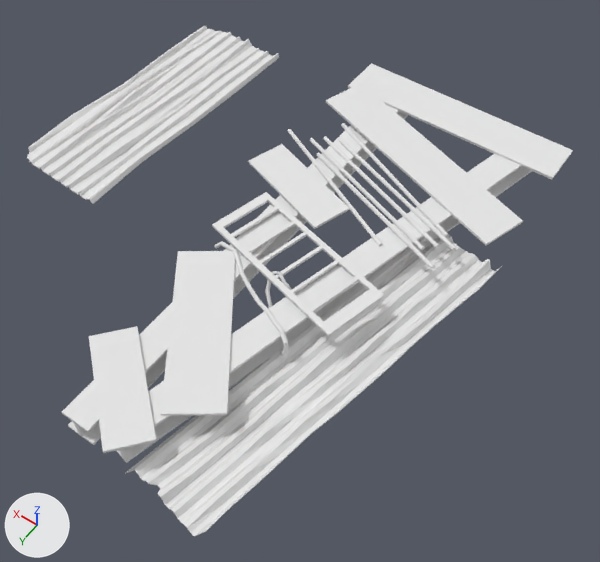
One commit to the Blender file Blender Assets/Models/Enviroment/JunkPlatform1.blend: the scene before it, then after it.
Camera for both pictures: a 50 mm lens placed at (-23.0, 30.7, 42.5), pointed at (-2.9, 2.6, -1.8). The lights are fixed; the arrows at lower left show +X, +Y and +Z.

The scene before the commit, as lines of its bpy script (objects in view):
```python
me_cube = bpy.data.meshes.new('Cube')
me_cube.from_pydata(...)  # 1736 vertices, 1496 faces; spans x -13.5..4.5, y -16.0..20.4, z -6.9..22.2
me_cube.materials.append(mat_material)  # white #e7e7e7
me_cube_001 = bpy.data.meshes.new('Cube.001')
me_cube_001.from_pydata(...)  # 572 vertices, 570 faces; spans x -1.0..1.0, y -1.0..1.0, z -7.9..14.2
me_cube_001.materials.append(mat_material_002)  # white #e7e7e7
me_cube_005 = bpy.data.meshes.new('Cube.005')
me_cube_005.from_pydata(...)  # 450 vertices, 448 faces; spans x -0.7..0.8, y -1.0..1.0, z -7.3..8.9
me_cube_005.materials.append(mat_material_003)  # white #e7e7e7
ob_cube = bpy.data.objects.new('Cube', me_cube)
ob_cube.location = (0.0, 0.0, 0.0)
ob_cube.scale = (1.0, 1.0, 0.1)
ob_cube_001 = bpy.data.objects.new('Cube.001', me_cube_001)
ob_cube_001.location = (-8.73, 7.62, 0.0)
ob_cube_001.rotation_euler = (0.0, 0.0, -0.18)  # degrees (0, 0, -10)
ob_cube_001.scale = (2.82, 12.8, 0.0404)
ob_cube_005 = bpy.data.objects.new('Cube.005', me_cube_005)
ob_cube_005.location = (14.3, -2.97, 1.25)
ob_cube_005.rotation_euler = (0.0, 0.0, -0.0552)  # degrees (0, 0, -3.2)
ob_cube_005.scale = (5.25, 10.0, 0.05)
```
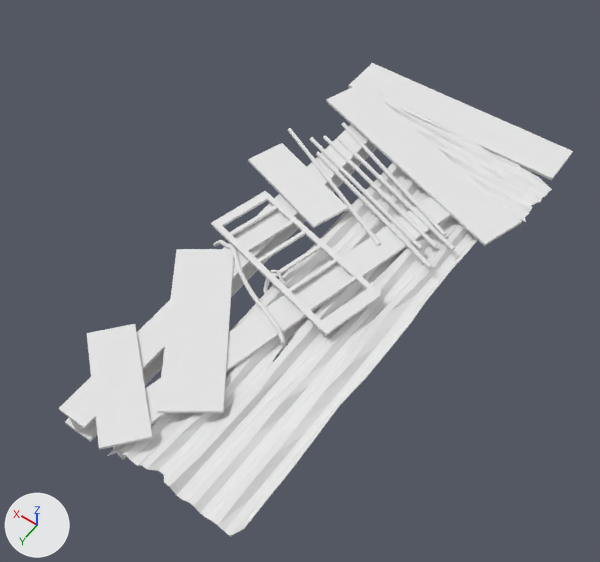
Boxes [x1, y1, x2, y2] around the edits, measured in the pictures (600 x 562 px):
'Cube', moved, turned: before [62, 63, 573, 463]; after [58, 63, 573, 460]
'Cube.001', moved, turned, rescaled: before [125, 230, 503, 537]; after [108, 163, 478, 536]
'Cube.005', deleted: before [27, 26, 279, 204]
'Cube.002', added: after [378, 93, 552, 222]

The change, as a list of edits to the scene's bpy script:
```text
Change ob_cube:
    ob_cube.location: (0.0, 0.0, 0.0) -> (0.11, -0.05, 0.0)
    ob_cube.rotation_euler: (0.0, 0.0, 0.0) -> (0.0, 0.0, -0.00968)  # degrees (0, 0, 0) -> degrees (0, 0, -0.6)
Change ob_cube_001:
    ob_cube_001.location: (-8.73, 7.62, 0.0) -> (-7.22, 5.59, 1.08)
    ob_cube_001.rotation_euler: (0.0, 0.0, -0.18) -> (0.0, 0.0, -0.0204)  # degrees (0, 0, -10) -> degrees (0, 0, -1.2)
    ob_cube_001.scale: (2.82, 12.8, 0.0404) -> (4.28, 14.1, 0.0404)
Remove ob_cube_005:
    ob_cube_005 = bpy.data.objects.new('Cube.005', me_cube_005)
    ob_cube_005.location = (14.3, -2.97, 1.25)
    ob_cube_005.rotation_euler = (0.0, 0.0, -0.0552)  # degrees (0, 0, -3.2)
    ob_cube_005.scale = (5.25, 10.0, 0.05)
Add ob_cube_002:
    ob_cube_002 = bpy.data.objects.new('Cube.002', me_cube_001.copy())  # the mesh of ob_cube_001
    ob_cube_002.location = (-6.3, -10.65, 1.72)
    ob_cube_002.rotation_euler = (0.0, 0.0, 1.476)  # degrees (0, 0, 85)
    ob_cube_002.scale = (1.97, 7.33, 0.0209)
```
